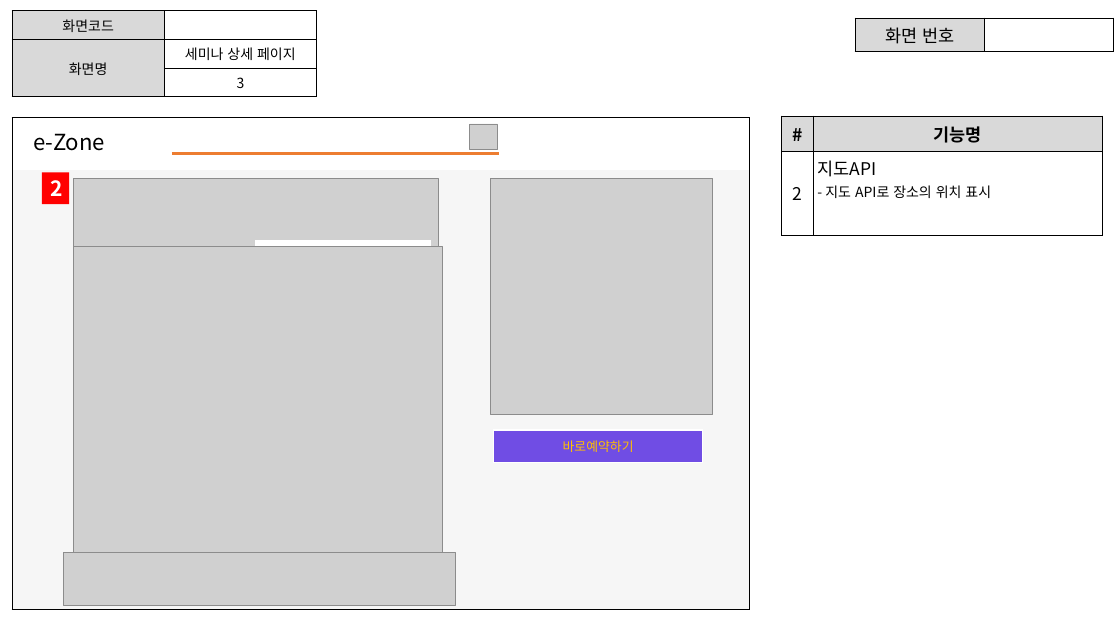
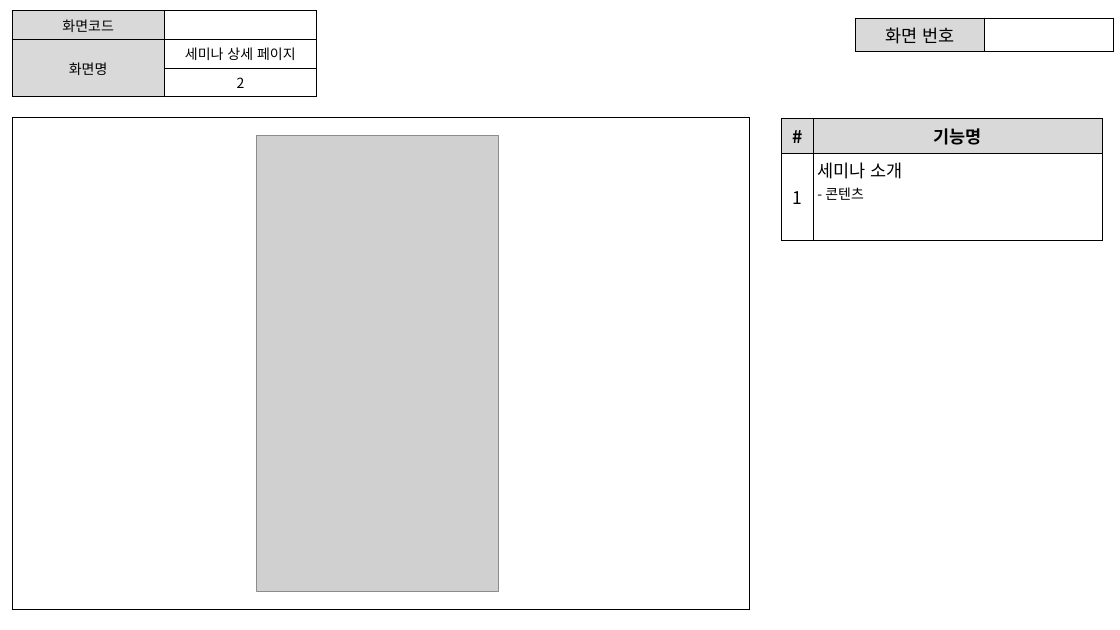
Before and after one commit to ezenteam2/e-Zone, a slide deck: slide 11 of 0 발표용 파워포인트/project05 - 파워포인트 종합 - 서희.pptx (slide 4 before the commit). Drawn at 1120x630 pixels with LibreOffice and Linux fonts; fonts in the diff are those of the drawing; grey boxes stand for pictures. Boxes give left, top, right and bottom in pixels: in the first picture for what was removed or moved away, otherwise in the second. Text is boxed around its words. In the diff, an @@ line names an element or a change of style, - is before the commit and + after.

```diff
--- a/0 발표용 파워포인트/project05 - 파워포인트 종합 - 서희.pptx
+++ b/0 발표용 파워포인트/project05 - 파워포인트 종합 - 서희.pptx
@@ table at (12,11,316,92) @@
-row 3, column 2: 3
+row 3, column 2: 2
@@ table at (12,118,749,609) @@
-row 2: 
@@ table at (782,118,1102,240) @@
-row 2, column 1: 2
+row 2, column 1: 1
-row 2, column 2: 지도API / - 지도 API로 장소의 위치 표시
+row 2, column 2: 세미나 소개 / - 콘텐츠
@@ text removed at (33,133,105,151) @@
-e-Zone
@@ picture added at (257,136,499,592) @@
@@ picture removed at (470,124,497,150) @@
@@ rectangle removed at (42,172,69,204) @@
-2
@@ picture removed at (73,178,438,602) @@
@@ line removed from (172, 154) to (499, 154) @@
@@ picture removed at (491,178,713,414) @@
@@ picture removed at (73,247,442,556) @@
@@ rectangle removed at (85,247,260,290) @@
@@ rectangle removed at (256,240,431,283) @@
@@ rectangle removed at (493,430,702,463) @@
-바로예약하기
@@ picture removed at (63,553,455,607) @@
```
Also in this commit, not shown: 11 other slides changed, 12 slides added.
